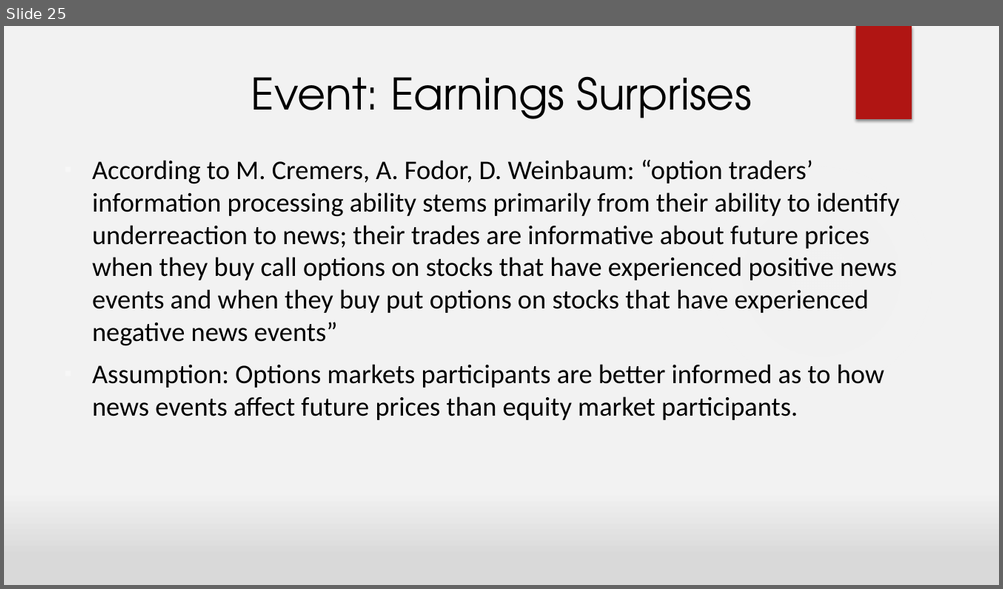
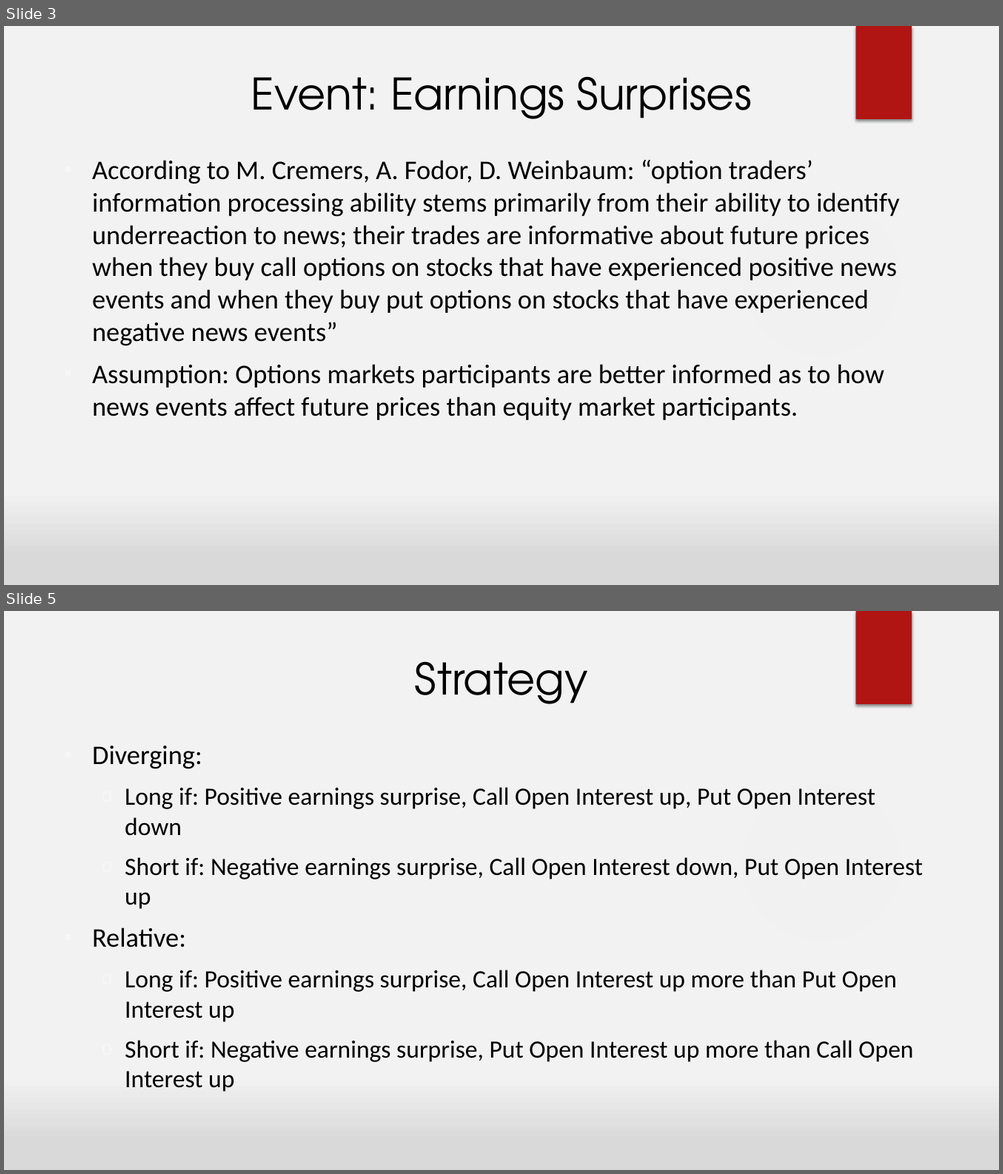
Before and after one commit to bspeice/experimental-finance, a slide deck: Final Project/SP500_Composition/EDF-Presentation.pptx. Shown one above the other, each under a label of ours: slide 25 before the commit, slides 3 and 5 after it; the slides between them are not shown. The pictures are 1003x589 and 1003x1174 pixels, drawn with LibreOffice and Linux fonts; fonts in the diff are those of the drawing; background and template pictures are left out. Boxes give left, top, right and bottom in pixels: in the first picture for what was removed or moved away, otherwise in the second. Text is boxed around its words. In the diff, an @@ line names an element or a change of style, - is before the commit and + after.

```diff
--- a/Final Project/SP500_Composition/EDF-Presentation.pptx
+++ b/Final Project/SP500_Composition/EDF-Presentation.pptx
@@ slide 5 added at (4,611,999,1170), background gradient #F2F2F2 to #D9D9D9; not listed: 2 template elements that a slide beside it also shows @@
@@ title added at (415,661,588,704), 42 pt, text #000000 @@
+Strategy
@@ text added at (92,746,922,1092), 24 pt, text #000000 @@
+▪ Diverging:
+  o Long if: Positive earnings surprise, Call Open Interest up, Put Open Interest down
+  o Short if: Negative earnings surprise, Call Open Interest down, Put Open Interest up
+▪ Relative:
+  o Long if: Positive earnings surprise, Call Open Interest up more than Put Open Interest up
+  o Short if: Negative earnings surprise, Put Open Interest up more than Call Open Interest up
@@ what was slide 25 is now slide 3 @@
```
Also in this commit, not shown: 10 slides changed, 4 other files.
